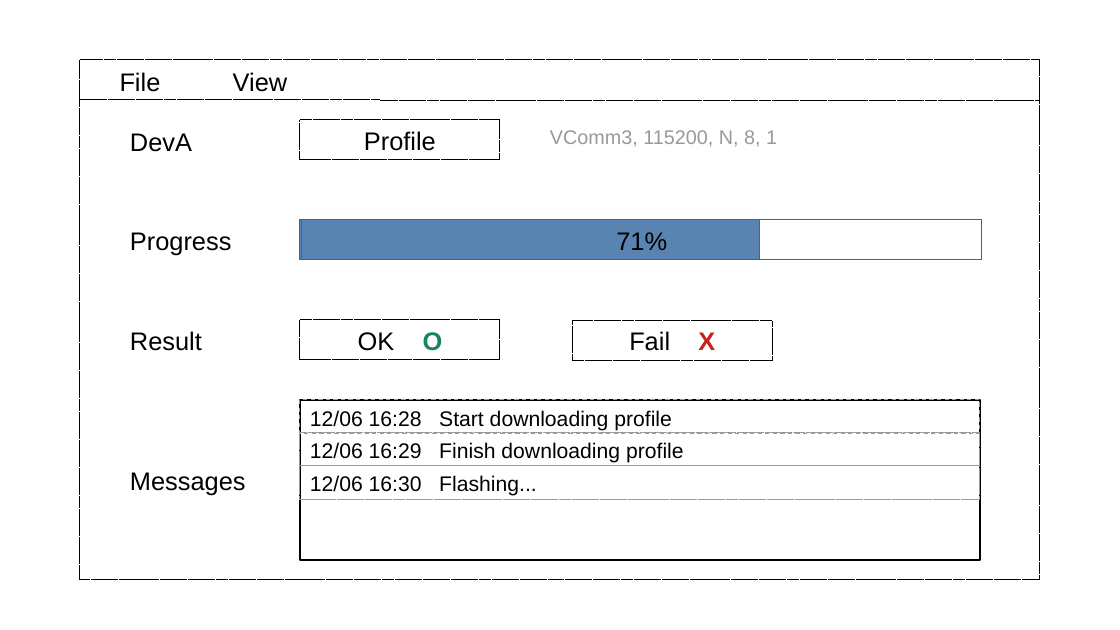
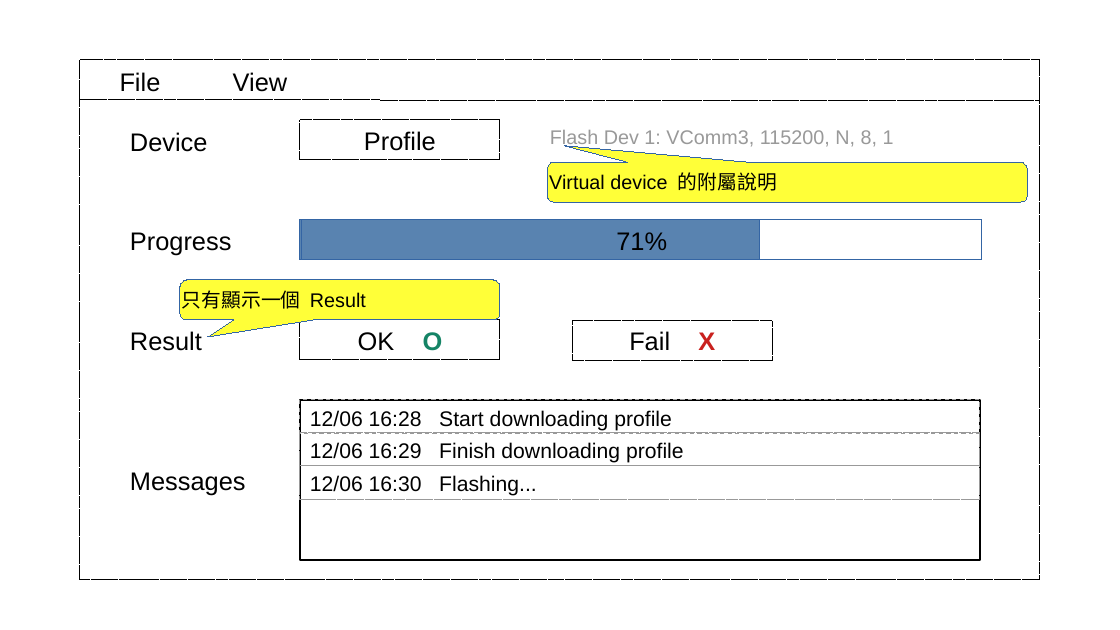
Before and after one commit to tomjpsun/obsidianVaults, a slide deck: slide 2 of DM9051A OTP 燒錄專案/Sketch.odp. Drawn at 1120x630 pixels with LibreOffice and Linux fonts; fonts in the diff are those of the drawing. Boxes give left, top, right and bottom in pixels: in the first picture for what was removed or moved away, otherwise in the second. Text is boxed around its words. In the diff, an @@ line names an element or a change of style, - is before the commit and + after.

```diff
--- a/DM9051A OTP 燒錄專案/Sketch.odp
+++ b/DM9051A OTP 燒錄專案/Sketch.odp
@@ text at bbox=[130, 132, 208, 152]: text changed @@
-DevA
+Device
@@ text at bbox=[550, 130, 894, 149]: text changed @@
-VComm3, 115200, N, 8, 1
+Flash Dev 1: VComm3, 115200, N, 8, 1
@@ rounded speech box added at bbox=[548, 163, 1028, 202], fill #FFFF38, outline #3465A4 0 pt, 14 pt, text #000000 @@
+Virtual device 的附屬說明
@@ rounded speech box added at bbox=[180, 281, 500, 320], fill #FFFF38, outline #3465A4 0 pt, 14 pt, text #000000 @@
+只有顯示一個 Result
```
Also in this commit, not shown: 1 other file.
